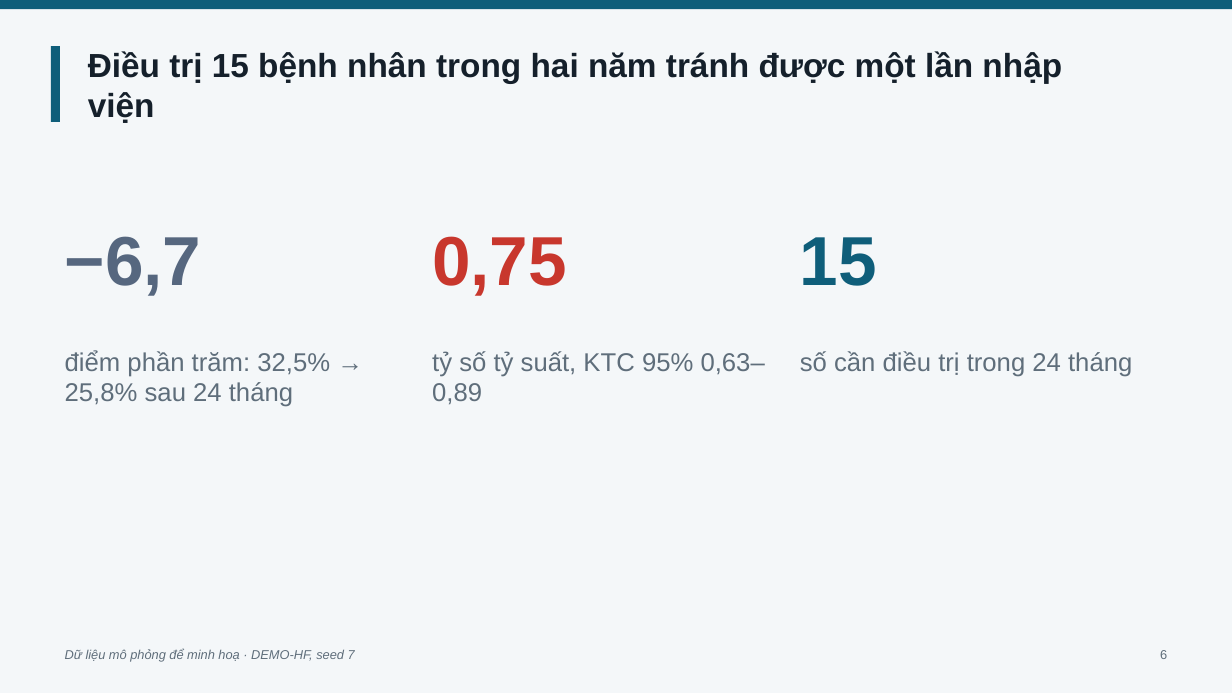
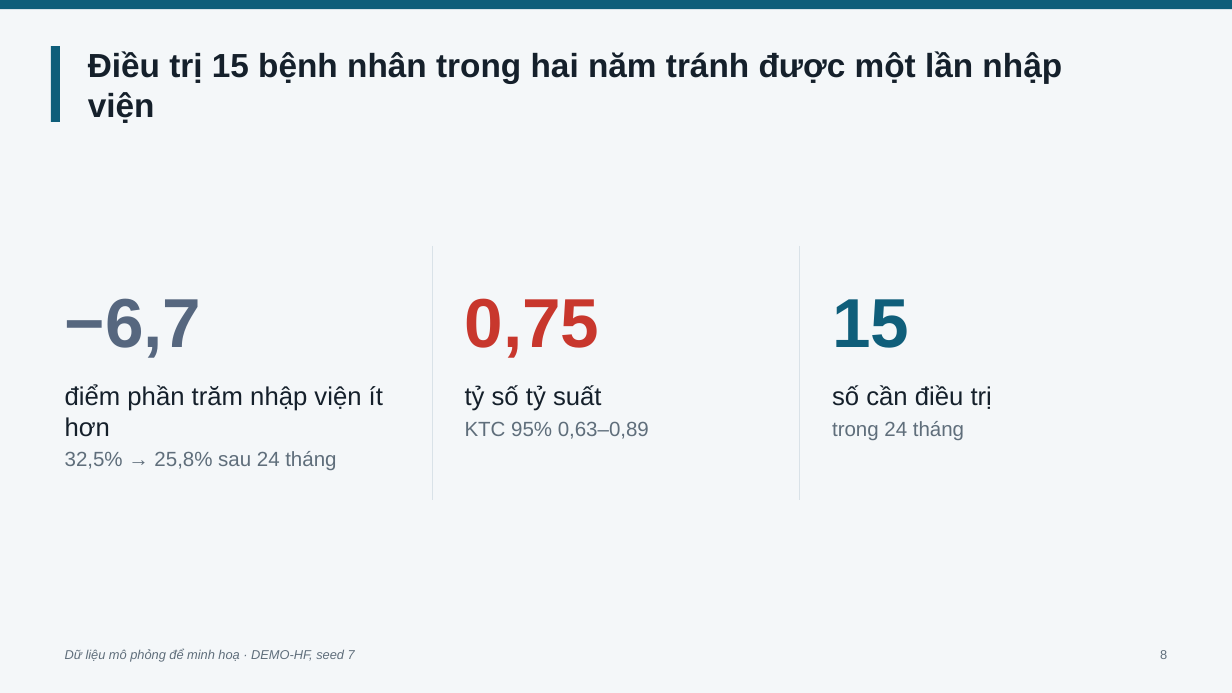
Before and after one commit to jackfeng94/medskill-panda, a slide deck: slide 8 of examples/demo-hf/pptx_vi/out/demo-hf.pptx (slide 6 before the commit). Drawn at 1232x693 pixels with LibreOffice and Linux fonts; fonts in the diff are those of the drawing; background and template pictures are left out. Boxes give left, top, right and bottom in pixels: in the first picture for what was removed or moved away, otherwise in the second. Text is boxed around its words. In the diff, an @@ line names an element or a change of style, - is before the commit and + after.

```diff
--- a/examples/demo-hf/pptx_vi/out/demo-hf.pptx
+++ b/examples/demo-hf/pptx_vi/out/demo-hf.pptx
@@ text "−6,7": place and size @@
-text "−6,7" at (65, 236, 202, 296)
+text "−6,7" at (65, 298, 202, 358)
@@ line added from (433, 246) to (433, 500), #D9E2E8 1 pt @@
@@ vertical alignment top to bottom in 3 elements at (65, 298, 202, 358), (832, 299, 909, 348), (465, 298, 600, 358) @@
@@ text "0,75": place and size @@
-text "0,75" at (432, 236, 567, 296)
+text "0,75" at (465, 298, 600, 358)
@@ line added from (800, 246) to (800, 500), #D9E2E8 1 pt @@
@@ text "15": place and size @@
-text "15" at (800, 237, 877, 286)
+text "15" at (832, 299, 909, 348)
@@ text at (65, 384, 383, 470): text changed; text colour #5F6E7B to #15202B @@
-điểm phần trăm: 32,5% → 25,8% sau 24 tháng
+điểm phần trăm nhập viện ít hơn
+32,5% → 25,8% sau 24 tháng
@@ text at (465, 385, 649, 439): text changed; size 20 to 16 pt @@
-tỷ số tỷ suất, KTC 95% 0,63–0,89
+tỷ số tỷ suất
+KTC 95% 0,63–0,89
@@ text at (832, 385, 992, 440): text changed; text colour #5F6E7B to #15202B @@
-số cần điều trị trong 24 tháng
+số cần điều trị
+trong 24 tháng
```
Also in this commit, not shown: 5 other slides changed, 6 slides added, 30 other files.
